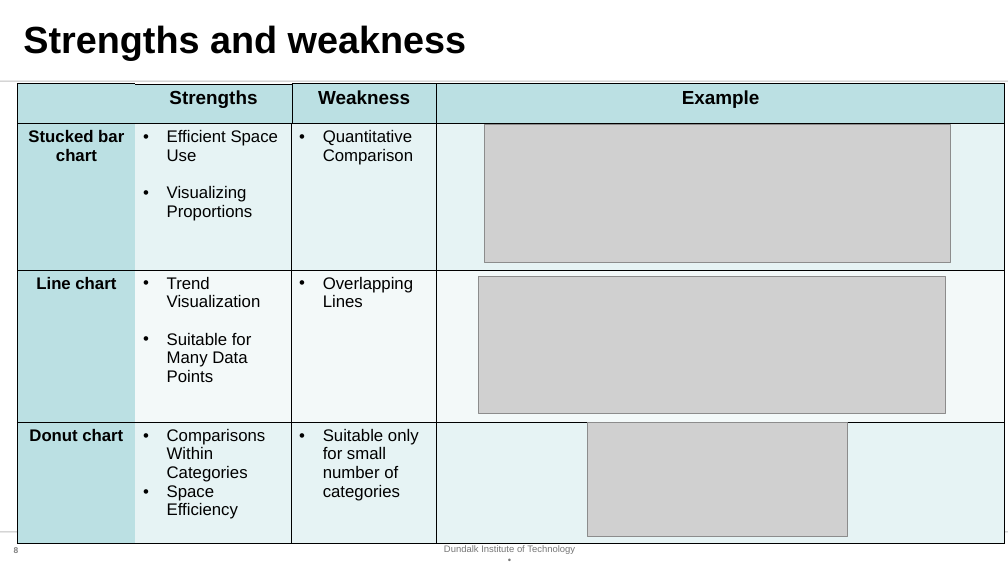
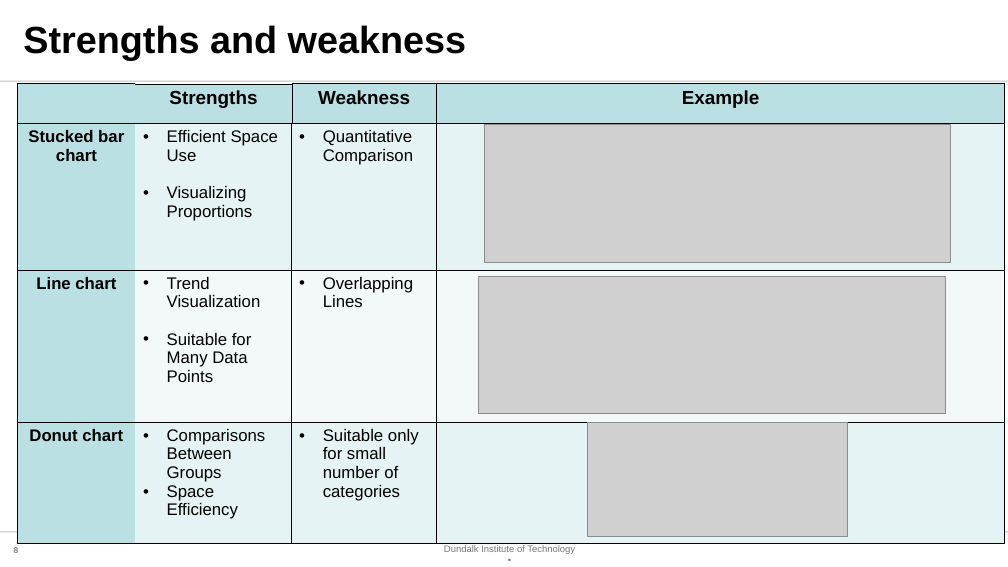
Before and after one commit to gbikushev/Visualisation-Excel-Dashboard, a slide deck: slide 8 of Presentation.pptx. Drawn at 1008x567 pixels with LibreOffice and Linux fonts; fonts in the diff are those of the drawing; grey boxes stand for pictures; background and template pictures are left out. Boxes give left, top, right and bottom in pixels: in the first picture for what was removed or moved away, otherwise in the second. Text is boxed around its words. In the diff, an @@ line names an element or a change of style, - is before the commit and + after.

```diff
--- a/Presentation.pptx
+++ b/Presentation.pptx
@@ table at box(17, 84, 1005, 544) @@
-row 4, column 2: Comparisons Within Categories / Space Efficiency
+row 4, column 2: Comparisons Between Groups / Space Efficiency
```
Also in this commit, not shown: 4 other files.
